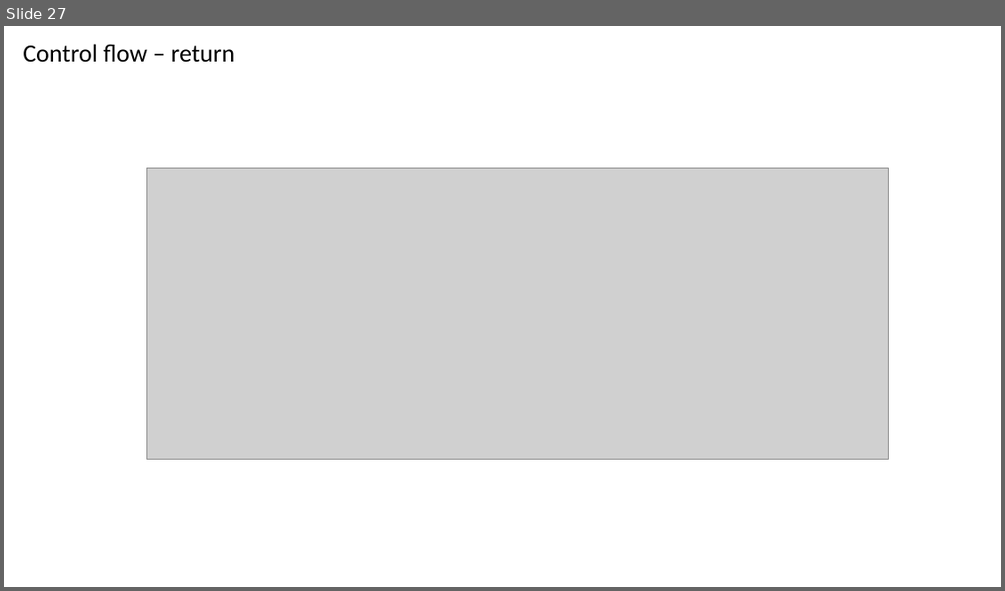
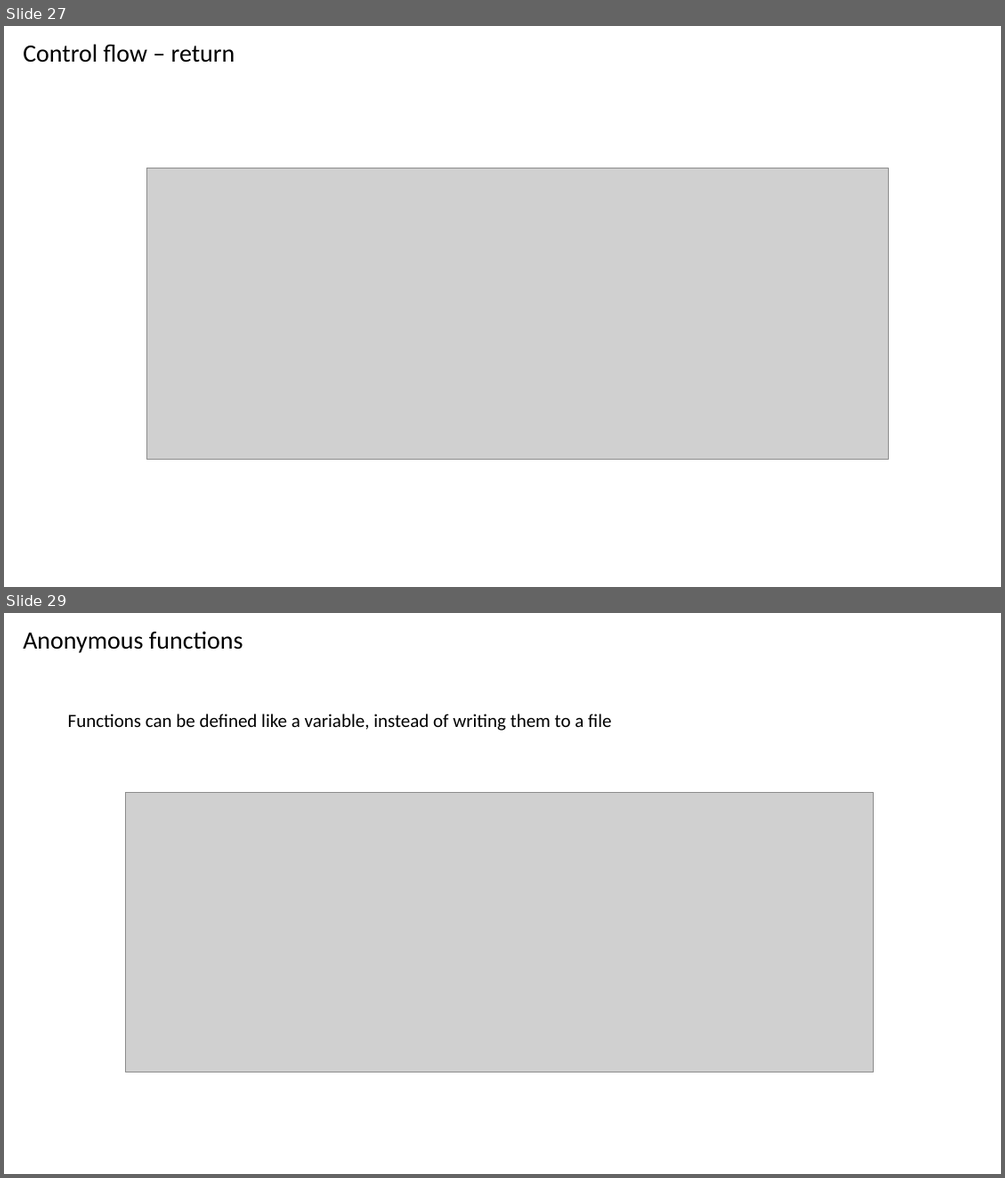
Before and after one commit to np-crick/matlab-intro, a slide deck: Presentation/MATLAB Programming.pptm. Shown one above the other, each under a label of ours: slide 27 before the commit, slides 27 and 29 after it; the slides between them are not shown. The pictures are 1005x591 and 1005x1178 pixels, drawn with LibreOffice and Linux fonts; fonts in the diff are those of the drawing; grey boxes stand for pictures. Boxes give left, top, right and bottom in pixels: in the first picture for what was removed or moved away, otherwise in the second. Text is boxed around its words. In the diff, an @@ line names an element or a change of style, - is before the commit and + after.

```diff
--- a/Presentation/MATLAB Programming.pptm
+++ b/Presentation/MATLAB Programming.pptm
@@ slide 29 added at (4,613,1001,1174), background #FFFFFF @@
@@ text added at (23,631,243,653), 24 pt, text #000000 @@
+Anonymous functions
@@ text added at (68,714,611,730), 18 pt, text #000000 @@
+Functions can be defined like a variable, instead of writing them to a file
@@ picture added at (125,793,873,1071) @@
```
Also in this commit, not shown: 1 slide changed, 14 other slides added, 9 other files.
